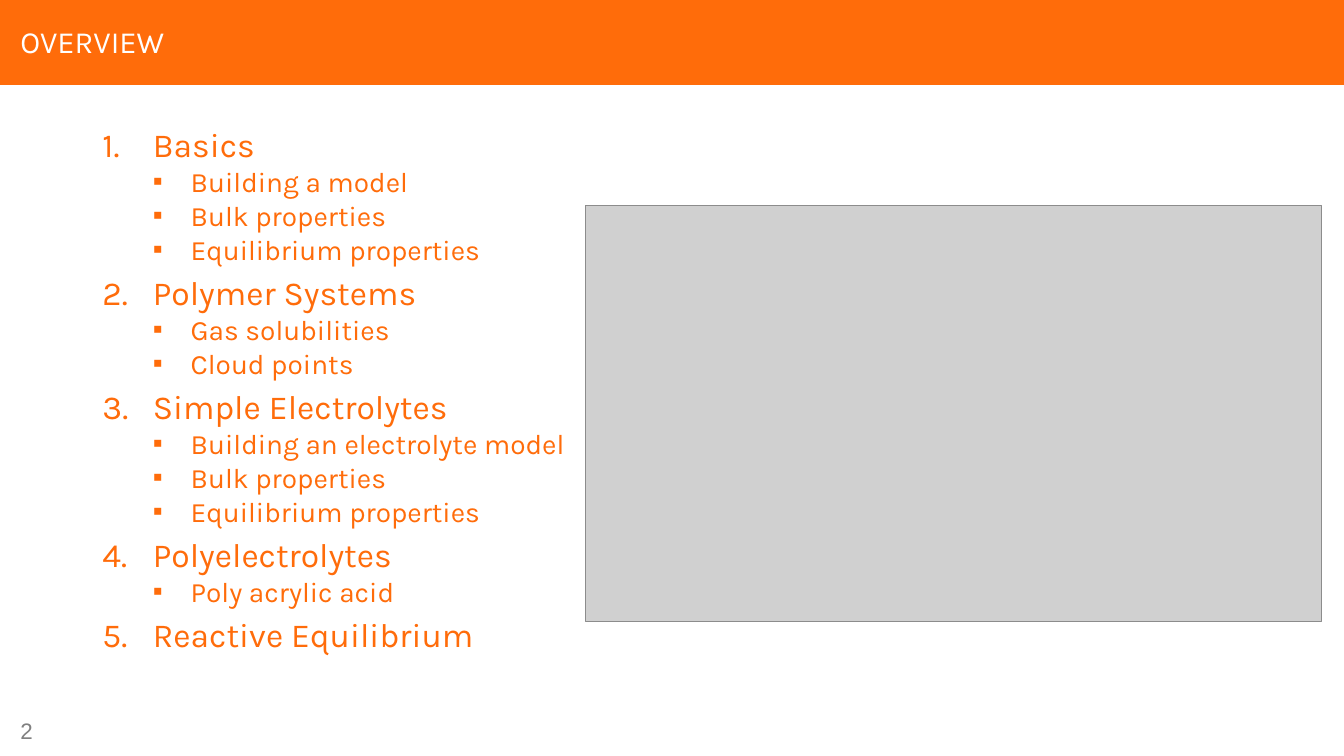
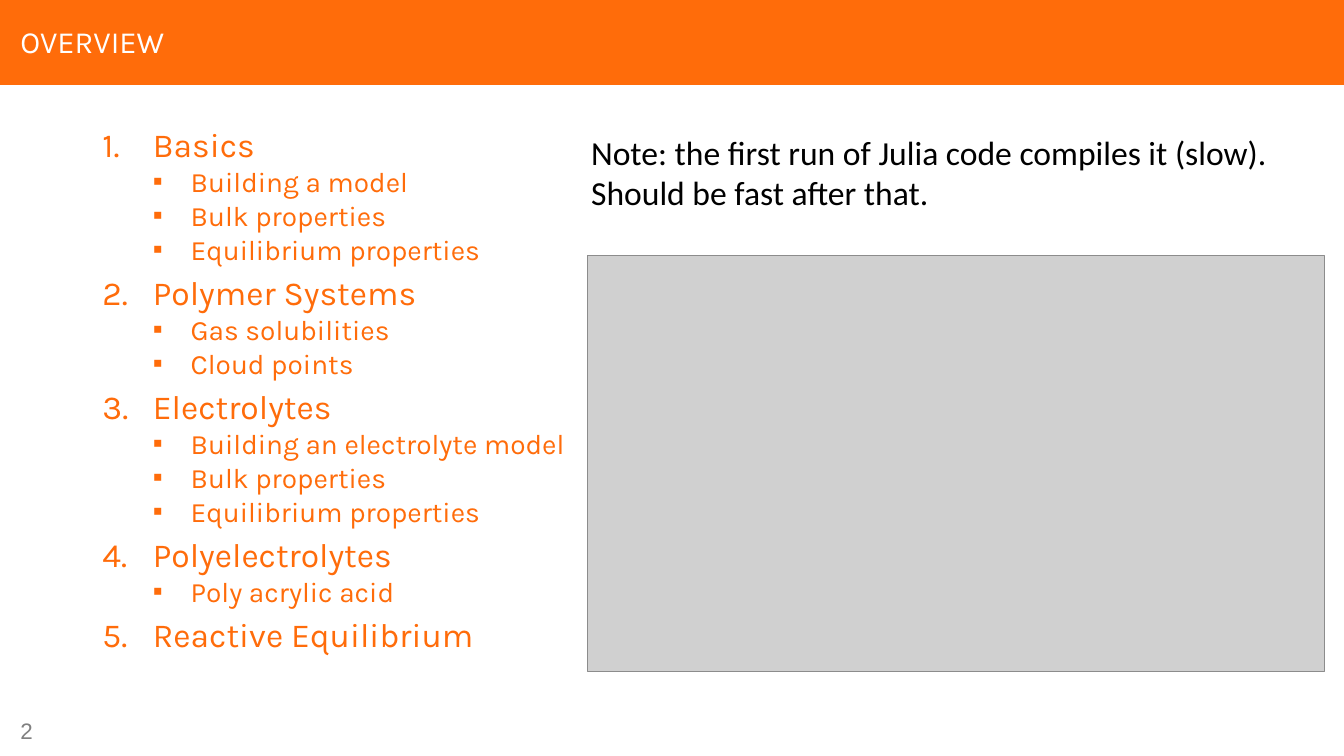
Before and after one commit to zgw-group/polymer_physics_lectures, a slide deck: slide 2 of clapeyron/Clapeyron_tutorial.pptx. Drawn at 1344x756 pixels with LibreOffice and Linux fonts; fonts in the diff are those of the drawing; grey boxes stand for pictures. Boxes give left, top, right and bottom in pixels: in the first picture for what was removed or moved away, otherwise in the second. Text is boxed around its words. In the diff, an @@ line names an element or a change of style, - is before the commit and + after.

Commit message:
Add slides

```diff
--- a/clapeyron/Clapeyron_tutorial.pptx
+++ b/clapeyron/Clapeyron_tutorial.pptx
@@ text added at (591,140,1266,206), 24 pt, text #000000 @@
+Note: the first run of Julia code compiles it (slow). Should be fast after that.
@@ picture: place and size @@
-picture at (586,206,1323,621)
+picture at (588,256,1325,671)
@@ text at (153,396,332,428): text changed @@
-3. Simple Electrolytes
+3. Electrolytes
```
Also in this commit, not shown: 2 other slides changed, 16 slides added, 3 slides removed.
